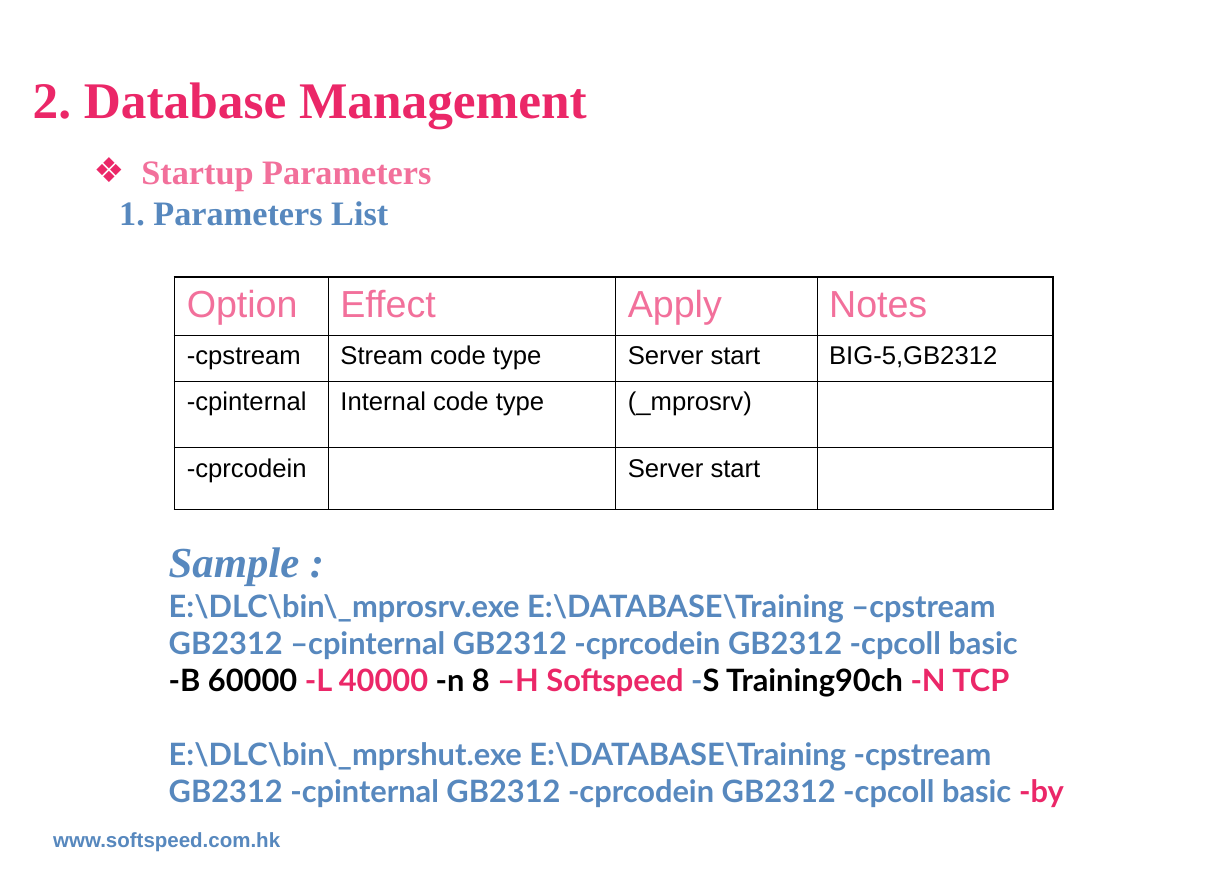
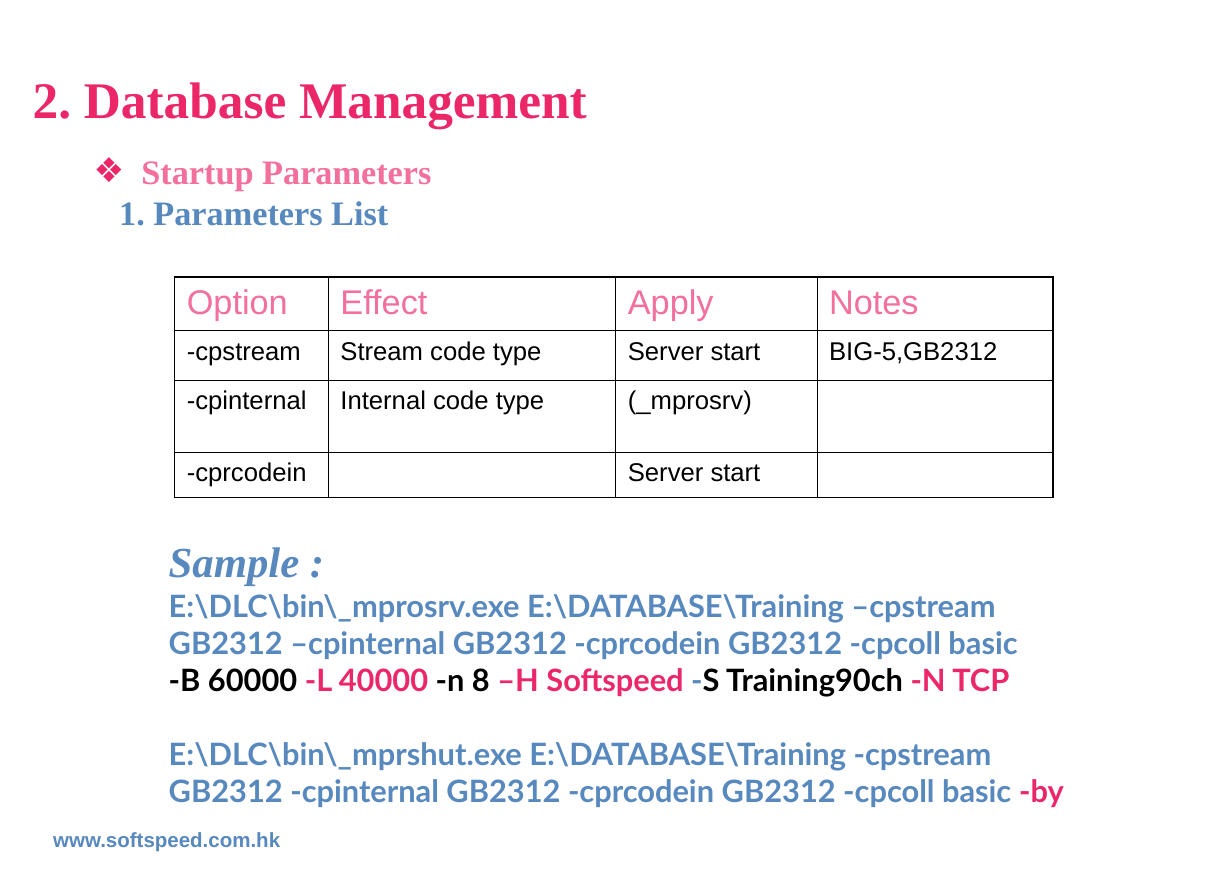
Before and after one commit to hubshi/liferecord, a slide deck: slide 13 of wiki/qadnote/Progress_Admin.ppt. Drawn at 1232x873 pixels with LibreOffice and Linux fonts; fonts in the diff are those of the drawing; background and template pictures are left out. Boxes give left, top, right and bottom in pixels: in the first picture for what was removed or moved away, otherwise in the second. Text is boxed around its words. In the diff, an @@ line names an element or a change of style, - is before the commit and + after.

```diff
--- a/wiki/qadnote/Progress_Admin.ppt
+++ b/wiki/qadnote/Progress_Admin.ppt
@@ table at bbox=[175, 277, 1053, 495] @@
@@ size 22 to 20 pt in "Option", "Effect", "Apply", "Notes" @@
```
Also in this commit, not shown: 5 other slides changed, 5 other files.
